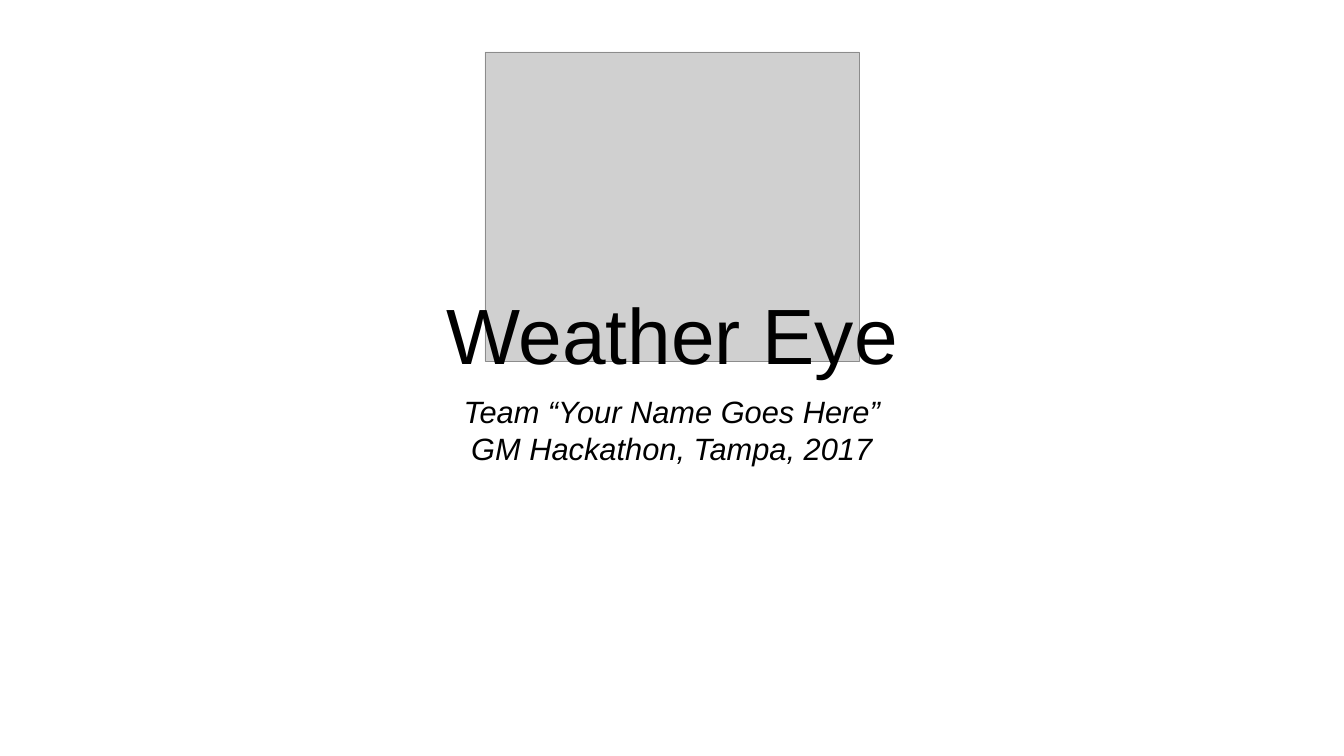
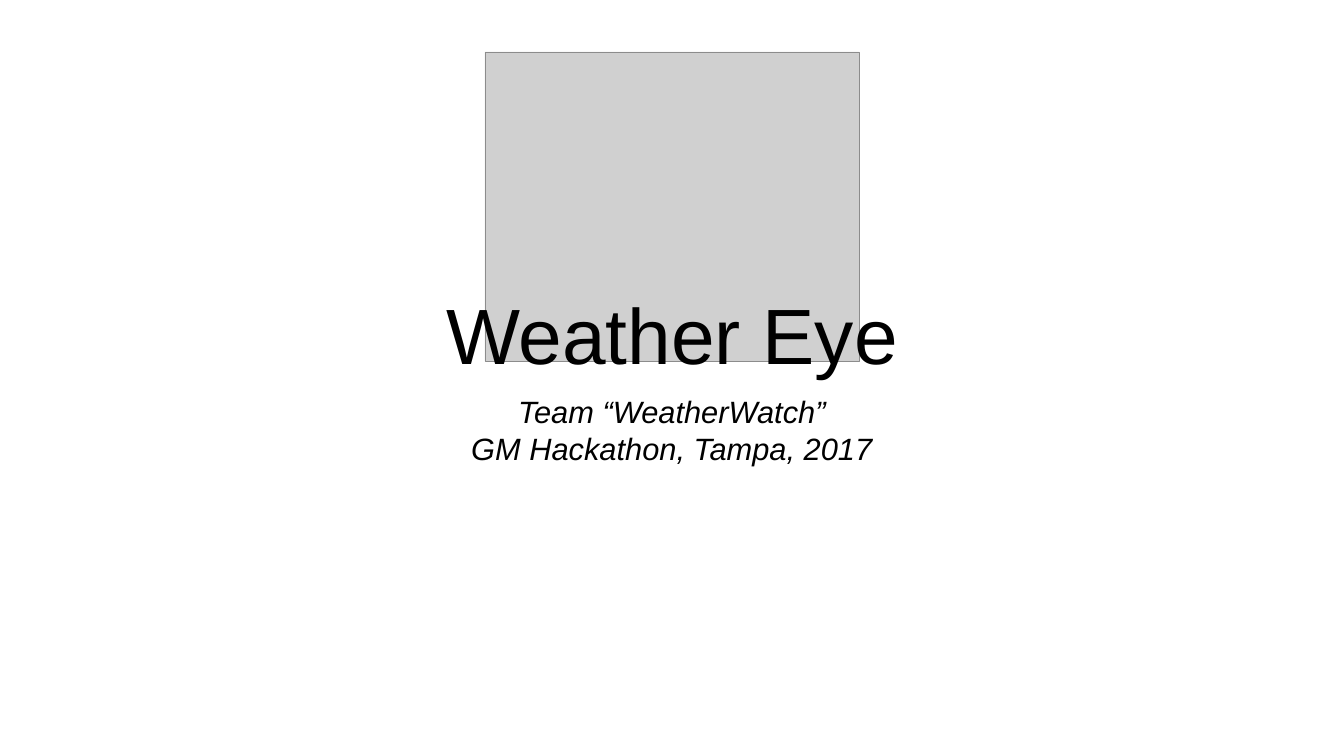
Before and after one commit to sciprojguy/WeatherEye, a slide deck: slide 1 of weatherEye.pptx. Drawn at 1344x756 pixels with LibreOffice and Linux fonts; fonts in the diff are those of the drawing; grey boxes stand for pictures. Boxes give left, top, right and bottom in pixels: in the first picture for what was removed or moved away, otherwise in the second. Text is boxed around its words. In the diff, an @@ line names an element or a change of style, - is before the commit and + after.

Commit message:
updated presentations with correct team name

```diff
--- a/weatherEye.pptx
+++ b/weatherEye.pptx
@@ subtitle at [518, 400, 826, 424]: text changed @@
-Team “Your Name Goes Here”
+Team “WeatherWatch”
```
Also in this commit, not shown: 2 other files.
